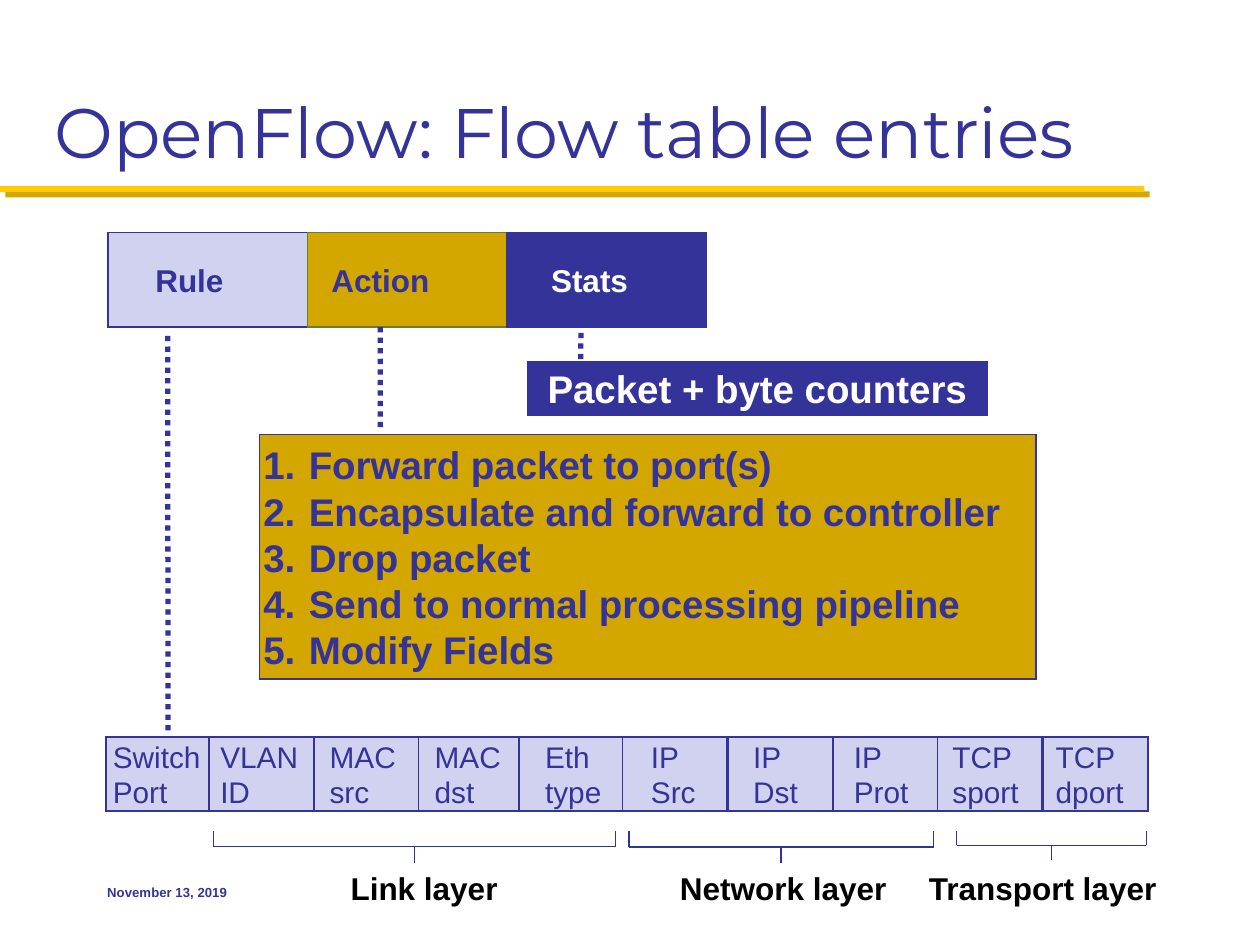
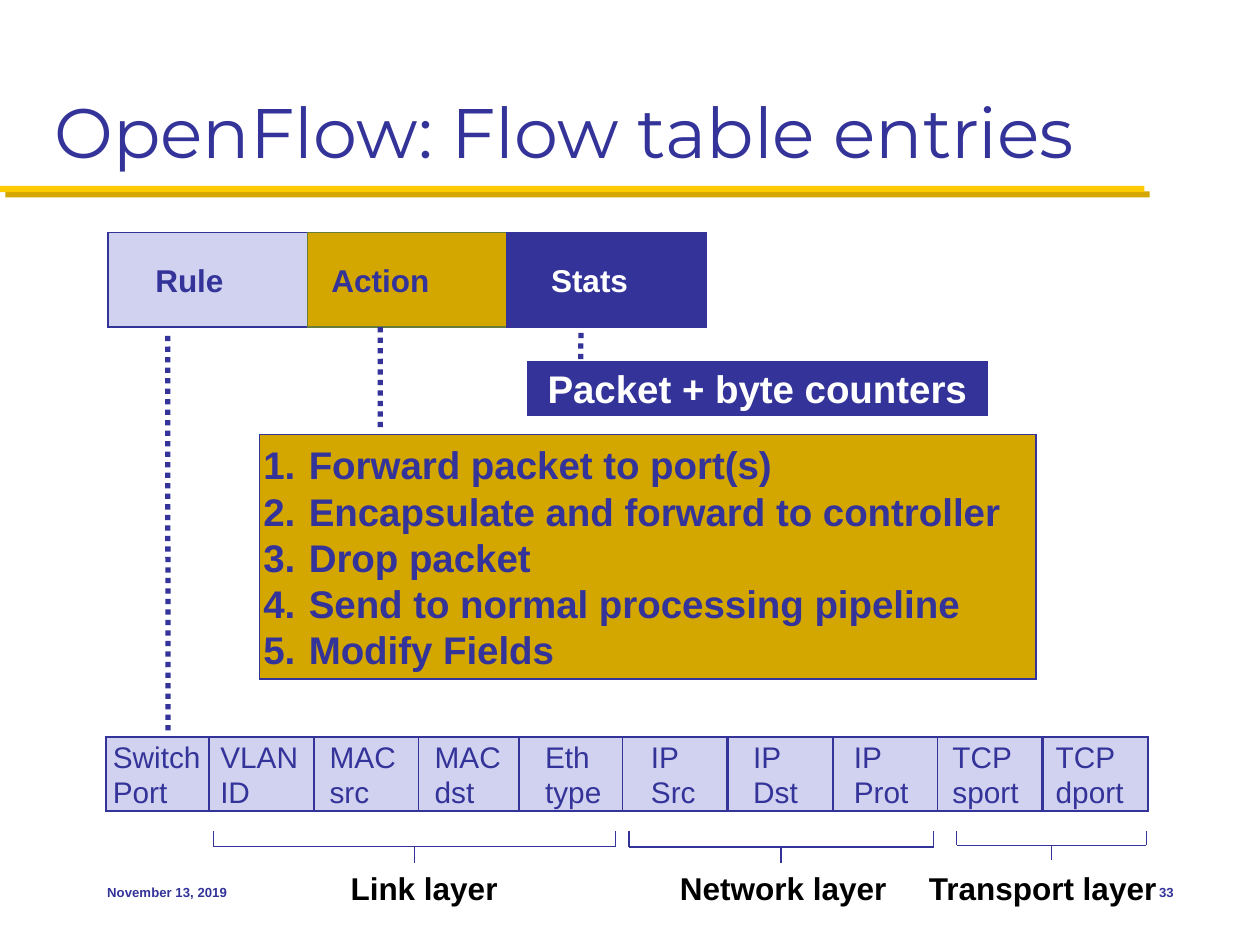
Before and after one commit to mosharaf/eecs489, a slide deck: slide 33 of Slides/111319.pptx (slide 31 before the commit). Drawn at 1260x945 pixels with LibreOffice and Linux fonts; fonts in the diff are those of the drawing. Boxes give left, top, right and bottom in pixels: in the first picture for what was removed or moved away, otherwise in the second. Text is boxed around its words. In the diff, an @@ line names an element or a change of style, - is before the commit and + after.

```diff
--- a/Slides/111319.pptx
+++ b/Slides/111319.pptx
@@ page number added at <box>1159,888,1174,897</box>, 7.5 pt, text #333399 @@
+33
```
Also in this commit, not shown: 4 other slides changed, 2 slides added.
